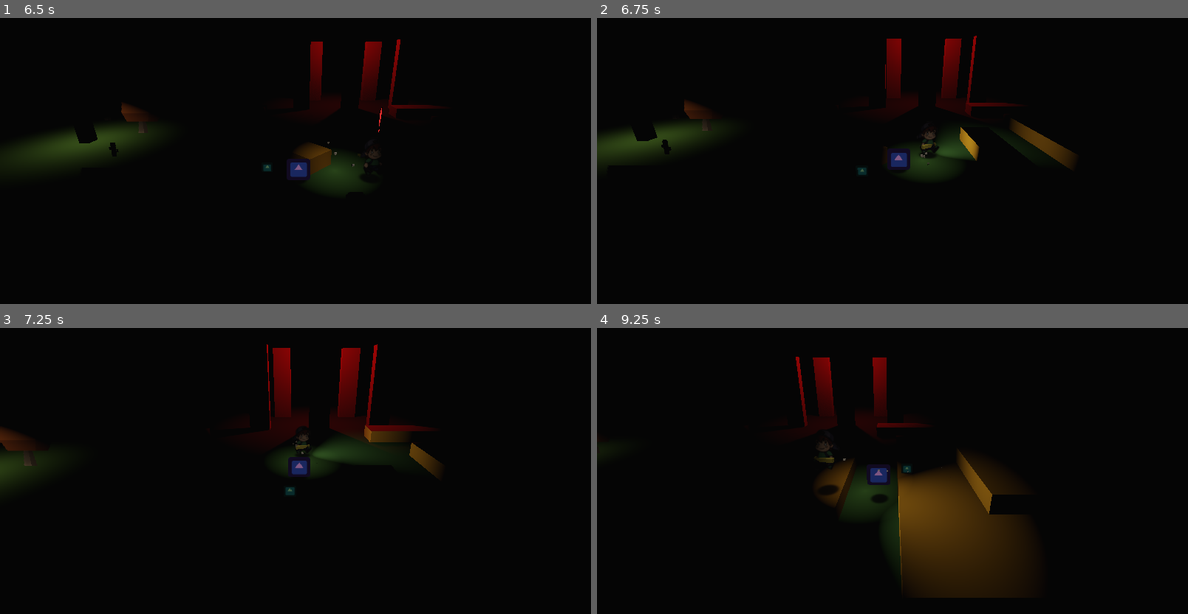
Above: before the commit, frames 1-4 (two rows, left to right).
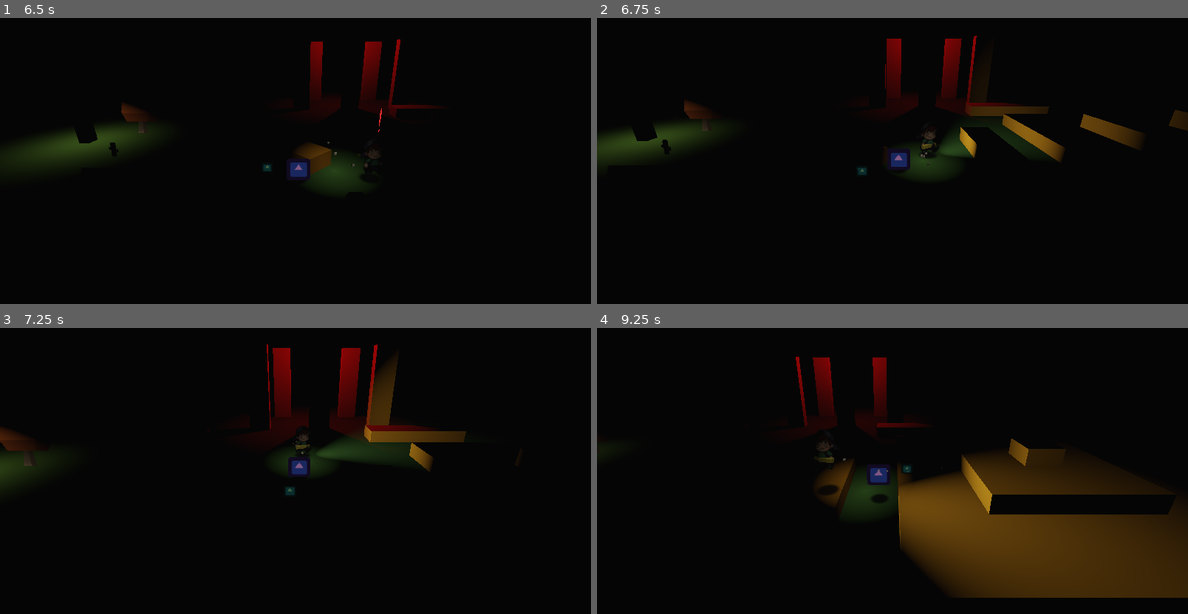
Above: after the commit, the same moments.

Repository: sundowns/github-gameoff-2021
Game: Godot game, scene res://Overworld.tscn
The game is run twice, just before and just after one commit, with the same random seed, the same clock (stepped at 60 frames per second) and the same inputs. The engine's default icon, where the game draws it, is replaced by a stand-in: a white triangle on a blue panel in a dark square.
Inputs (mouse positions are in pixels of both pictures, inside the frame that each line leads up to):
- Up to frame 1 (6.5 s): tap Enter (ui_accept) at 0.5 s; move the mouse to (425, 120) at 0.52 s; hold Right (ui_right) 0.53-1.28 s; hold E (use) 0.53-1.28 s; tap Space (jump) at 0.77, 1.52, 3.02, 3.77, 4.52, 6.02 s; move the mouse to (177, 155) at 1.27 s; hold Down (ui_down) 1.28-2.03 s; tap E (use) every 1.5 s from 1.35 to 5.85 s; move the mouse to (354, 63) at 2.02 s; hold Right (ui_right) 2.03-2.78 s; hold E (use) 2.03-2.78 s; move the mouse to (265, 203) at 2.77 s; hold Up (ui_up) 2.78-3.53 s; move the mouse to (472, 186) at 3.52 s; hold E (use) 3.53-4.28 s; hold Left (ui_left) 3.53-5.03 s; move the mouse to (118, 89) at 4.27 s; move the mouse to (325, 138) at 5.02 s; hold Down (ui_down) 5.03-5.78 s; hold E (use) 5.03-5.78 s; move the mouse to (206, 55) at 5.77 s; hold Right (ui_right) from 5.78 s (still down)
- Up to frame 2 (6.75 s): move the mouse to (1022, 120) at 6.52 s; release Right (ui_right) at 6.53 s; hold Up (ui_up) from 6.53 s (still down); hold E (use) from 6.53 s (still down)
- Up to frame 3 (7.25 s): keep holding Up (ui_up); keep holding E (use); tap Space (jump) at 6.77 s
- Up to frame 4 (9.25 s): move the mouse to (774, 465) at 7.27 s; release Up (ui_up) at 7.28 s; release E (use) at 7.28 s; hold Right (ui_right) 7.28-8.03 s; tap E (use) at 7.35, 8.85 s; tap Space (jump) at 7.52, 9.02 s; move the mouse to (951, 373) at 8.02 s; hold Down (ui_down) 8.03-8.78 s; hold E (use) 8.03-8.78 s; move the mouse to (862, 513) at 8.77 s; hold Left (ui_left) from 8.78 s (still down)

Frame 1 is identical in both runs. In frame 2, 1.7% of the frame differs, in the area x 57-100%, y 30-53%; in frame 3, 1.6%; in frame 4, 16%, in the area x 48-100%, y 38-95%.

Commit message:
nicer light

Diff:
--- a/items/FlashLight.tscn
+++ b/items/FlashLight.tscn
@@ -10,6 +10,10 @@
 [node name="FlashLight" type="Spatial"]
 
 [node name="SpotLight" type="SpotLight" parent="."]
+spot_range = 9.7
+spot_attenuation = 1.07177
+spot_angle = 37.2
+spot_angle_attenuation = 0.901251
 
 [node name="MeshInstance" type="MeshInstance" parent="."]
 mesh = SubResource( 18 )
